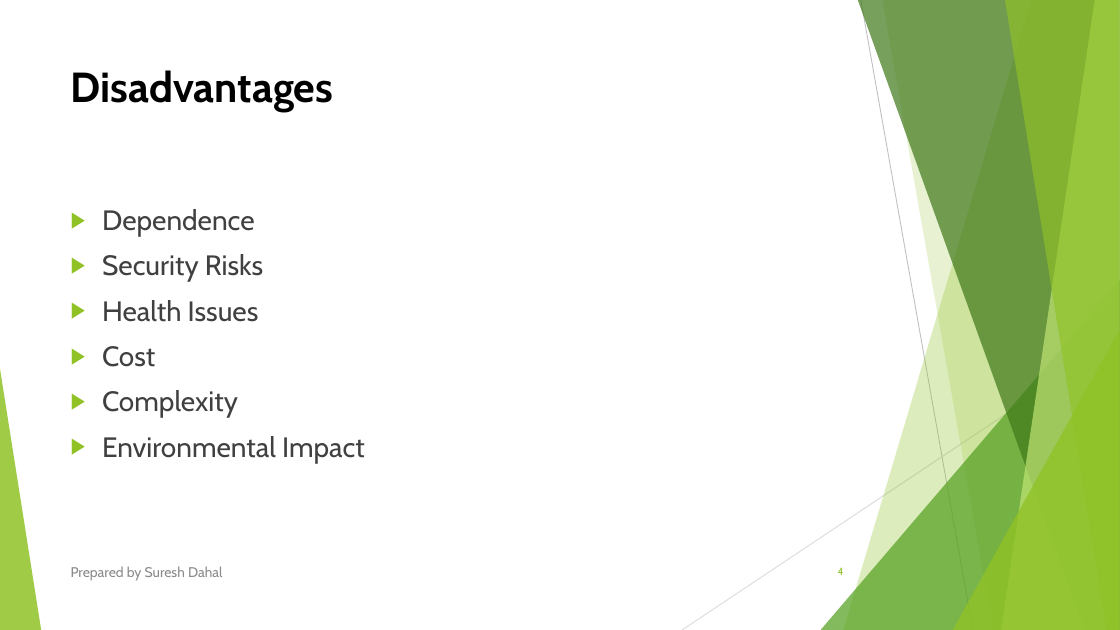
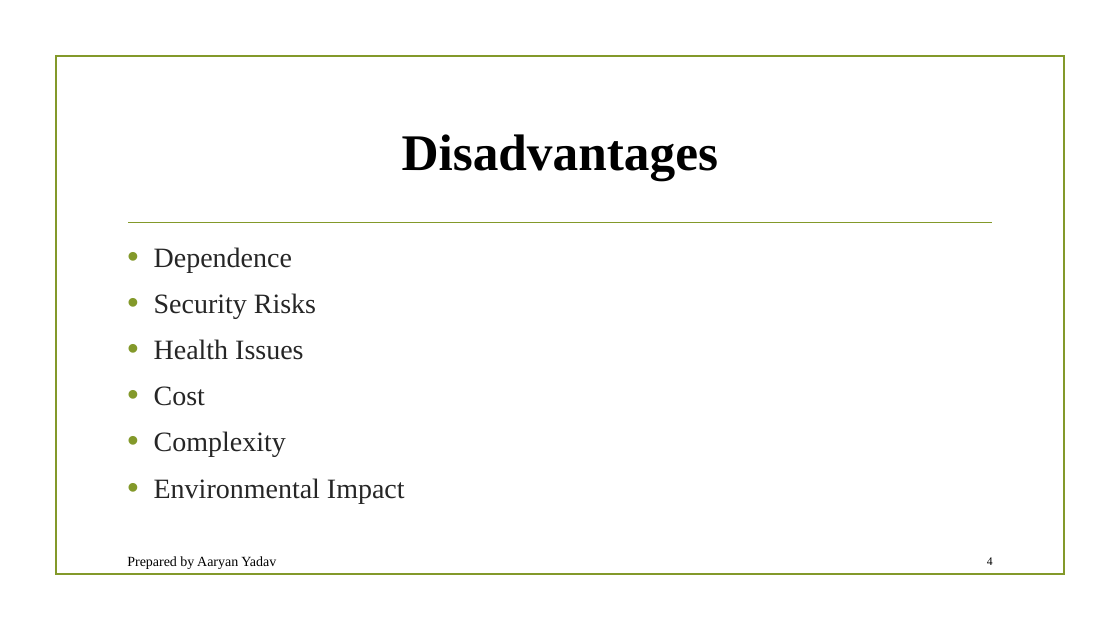
Before and after one commit to coderSuresh/BIT-TU-2080, a slide deck: slide 4 of First semester/Introduction to IT/lab/Power point/Introduction to Computer.pptx. Drawn at 1120x630 pixels with LibreOffice and Linux fonts; fonts in the diff are those of the drawing; background and template pictures are left out. Boxes give left, top, right and bottom in pixels: in the first picture for what was removed or moved away, otherwise in the second. Text is boxed around its words. In the diff, an @@ line names an element or a change of style, - is before the commit and + after.

```diff
--- a/First semester/Introduction to IT/lab/Power point/Introduction to Computer.pptx
+++ b/First semester/Introduction to IT/lab/Power point/Introduction to Computer.pptx
@@ rectangle added at [55, 56, 1064, 575], outline #83992A 1.25 pt @@
@@ title "Disadvantages": place and size @@
-title "Disadvantages" at [71, 70, 334, 112]
+title "Disadvantages" at [402, 134, 718, 181]
@@ title "Disadvantages" at [402, 134, 718, 181]: size 36 to 44 pt, font Cabin to Times New Roman; alignment left to centre; vertical alignment top to middle @@
@@ text "Dependence": place and size @@
-text "Dependence" at [102, 209, 365, 463]
+text "Dependence" at [154, 247, 405, 503]
@@ text "Dependence" at [154, 247, 405, 503]: font Cabin to Times New Roman, text colour #404040 to #262626; bullet ▶ to •; bullet colour #90C226 to #83992A @@
@@ line added from (129, 223) to (992, 223), #83992A 1.25 pt @@
@@ group removed at [0, 0, 1120, 630]: 5 freeform shapes, 3 triangles, 2 lines @@
@@ text at [127, 556, 276, 569]: text changed; font Cabin to Times New Roman; text colour #8C8C8C to #000000 @@
-Prepared by Suresh Dahal
+Prepared by Aaryan Yadav
@@ page number: place and size @@
-page number at [838, 567, 844, 575]
+page number at [987, 557, 993, 565]
@@ page number at [987, 557, 993, 565]: size 9 to 10 pt, font Cabin to Times New Roman, text colour #90C226 to #000000 @@
```
Also in this commit, not shown: 4 other slides changed, 25 other files.
